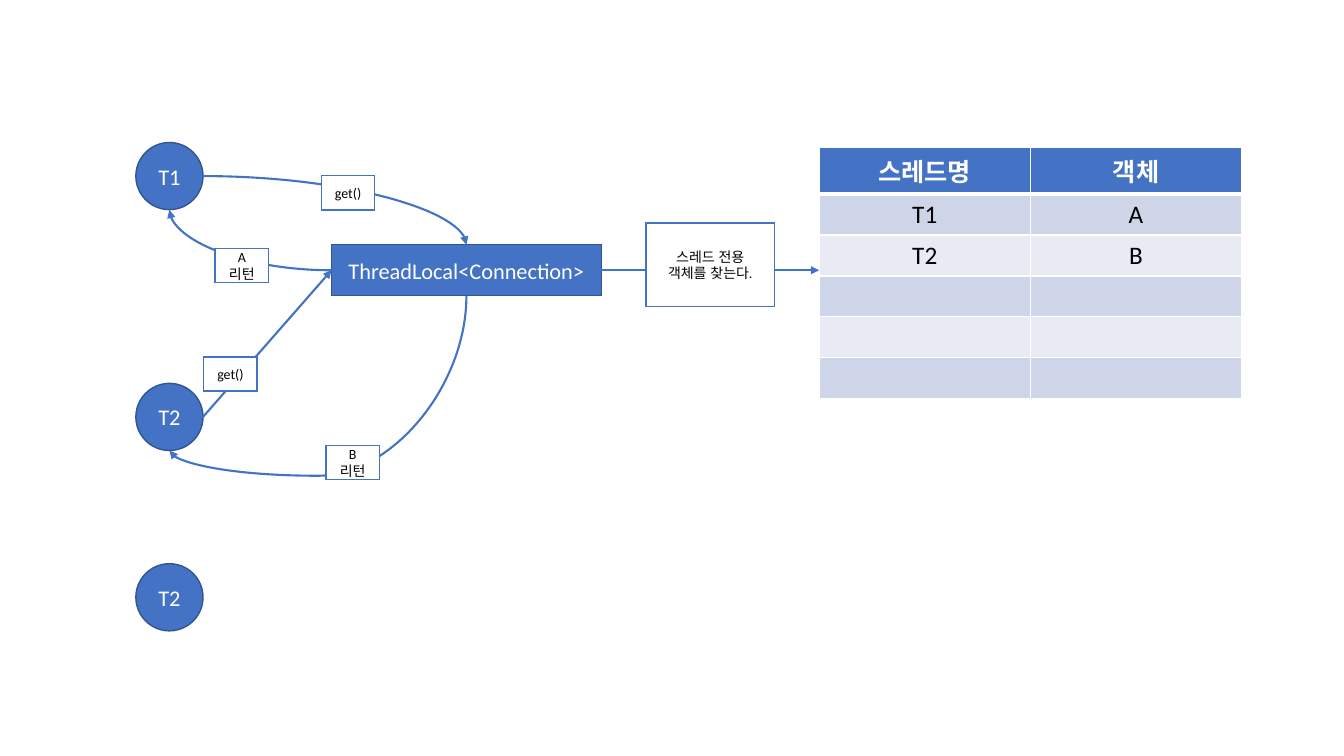
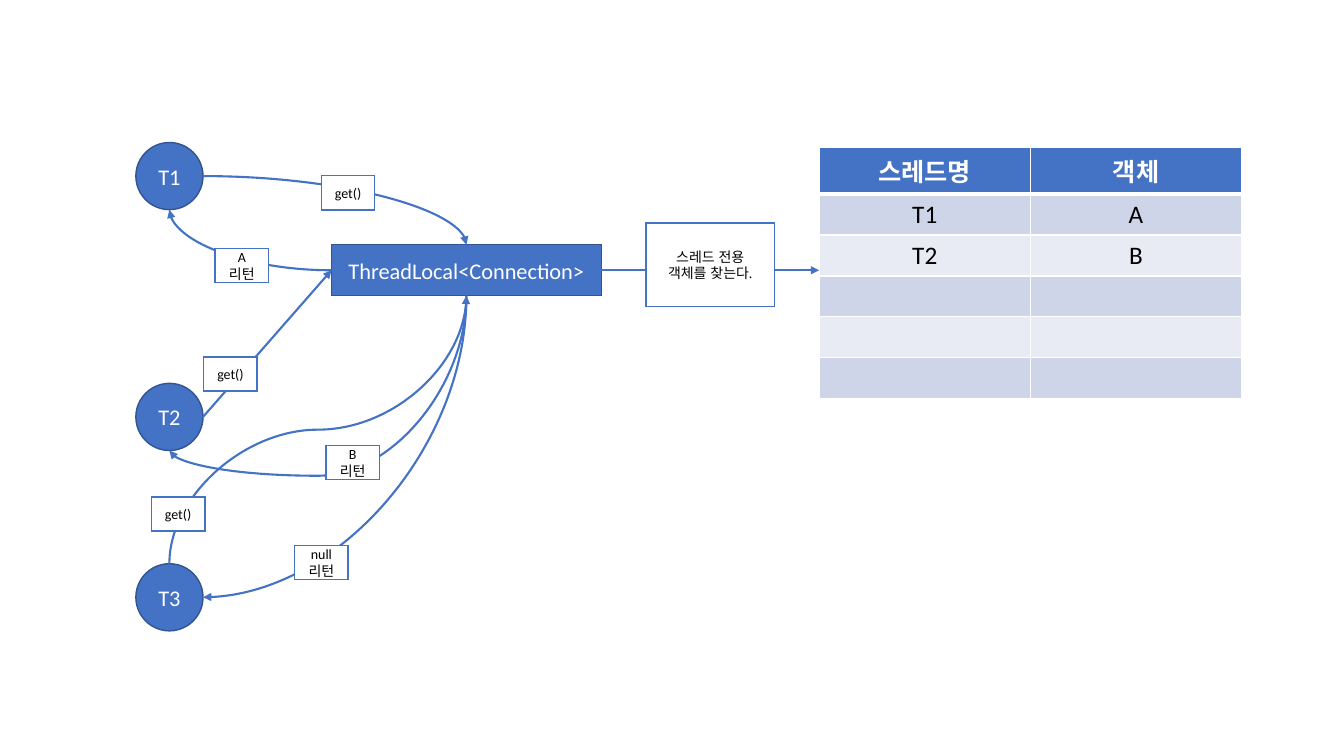
Before and after one commit to Dingadung/2022-study-workspace, a slide deck: slide 31 of study-note/자바/2022-10-06 내용정리.pptx. Drawn at 1344x756 pixels with LibreOffice and Linux fonts; fonts in the diff are those of the drawing. Boxes give left, top, right and bottom in pixels: in the first picture for what was removed or moved away, otherwise in the second. Text is boxed around its words. In the diff, an @@ line names an element or a change of style, - is before the commit and + after.

```diff
--- a/study-note/자바/2022-10-06 내용정리.pptx
+++ b/study-note/자바/2022-10-06 내용정리.pptx
@@ curved arrow added from (169, 564) to (467, 295), #4472C4 1.5 pt @@
@@ curved arrow added from (467, 295) to (203, 598), #4472C4 1.5 pt @@
@@ rectangle added at <box>151,497,205,531</box>, fill #FFFFFF, outline #4472C4 1 pt, 10 pt, text #000000 @@
+get()
@@ rectangle added at <box>294,545,348,580</box>, fill #FFFFFF, outline #4472C4 1 pt, 10 pt, text #000000 @@
+null 리턴
@@ text in ellipse at <box>158,591,180,606</box>: text changed @@
-T2
+T3
```
Also in this commit, not shown: 6 other files.
